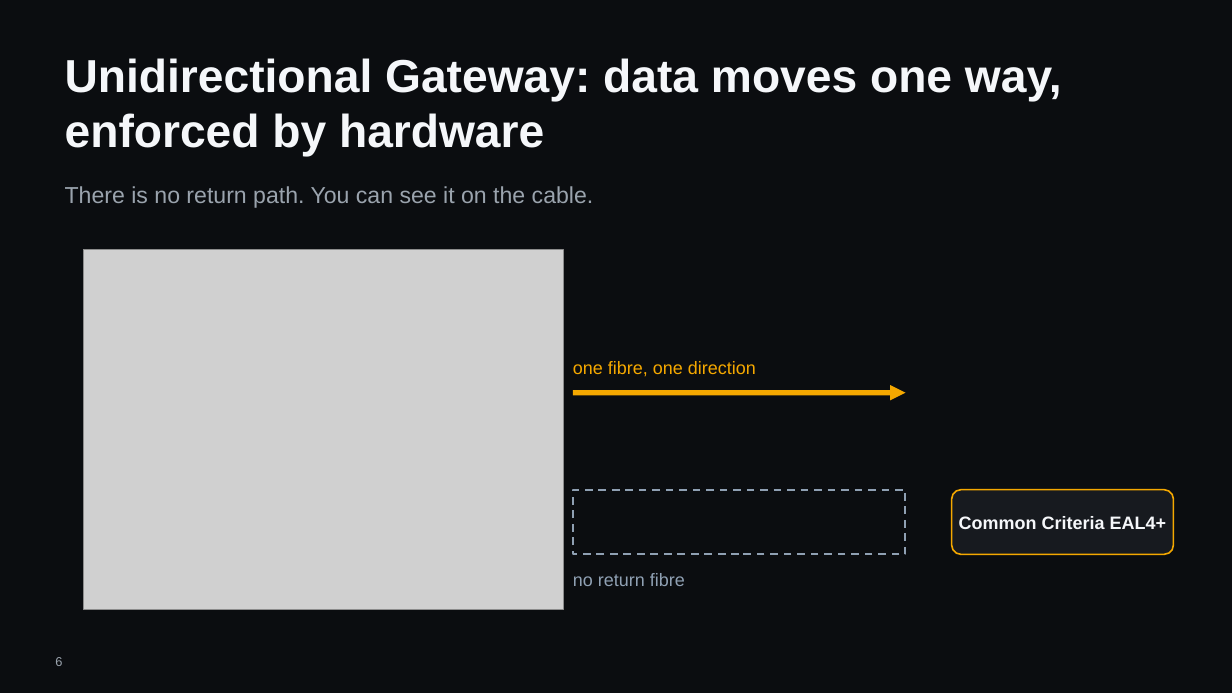
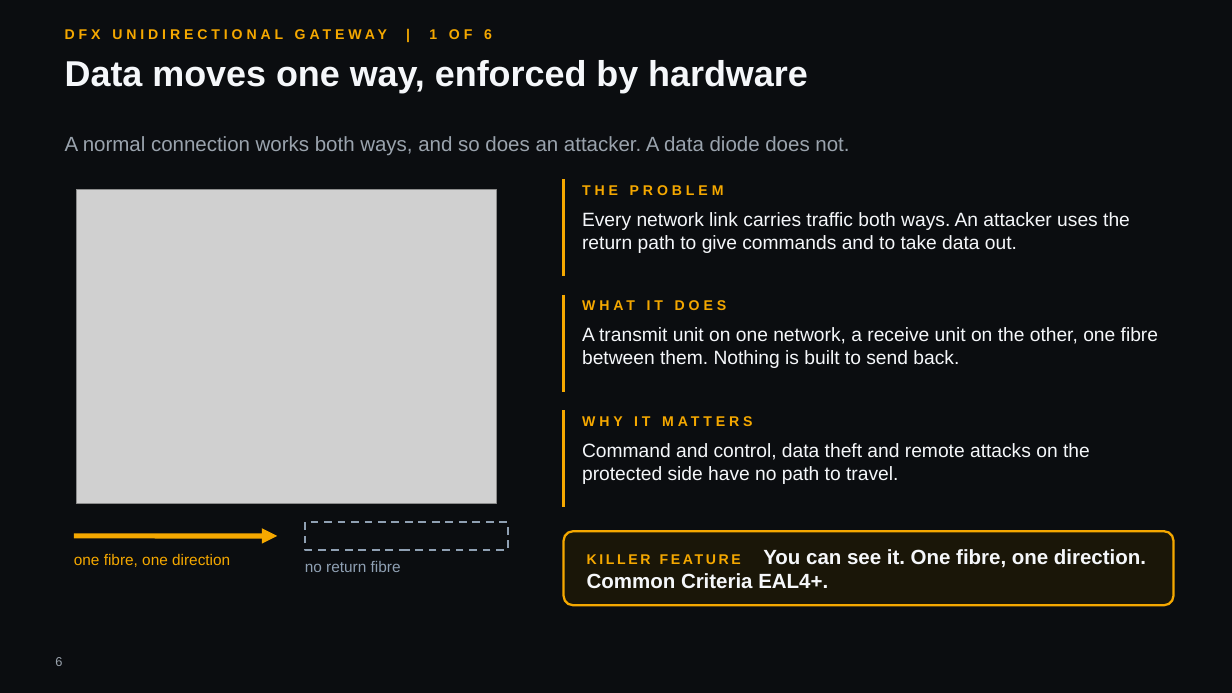
Before and after one commit to hybridus/DFX_Marketing, a slide deck: slide 6 of Projects/03_Presales_Master_Deck/pilot/DFX_Master_deck.pptx. Drawn at 1232x693 pixels with LibreOffice and Linux fonts; fonts in the diff are those of the drawing; grey boxes stand for pictures; background and template pictures are left out. Boxes give left, top, right and bottom in pixels: in the first picture for what was removed or moved away, otherwise in the second. Text is boxed around its words. In the diff, an @@ line names an element or a change of style, - is before the commit and + after.

```diff
--- a/Projects/03_Presales_Master_Deck/pilot/DFX_Master_deck.pptx
+++ b/Projects/03_Presales_Master_Deck/pilot/DFX_Master_deck.pptx
@@ text added at box(429, 29, 492, 39), 11 pt, text #F5A800, bold @@
+DFX UNIDIRECTIONAL GATEWAY | 1 OF 6
@@ text at box(65, 60, 808, 93): text changed; size 36 to 28 pt @@
-Unidirectional Gateway: data moves one way, enforced by hardware
+Data moves one way, enforced by hardware
@@ text at box(65, 136, 849, 155): text changed; size 18 to 16 pt @@
-There is no return path. You can see it on the cable.
+A normal connection works both ways, and so does an attacker. A data diode does not.
@@ text "A normal connection works both ..." at box(65, 136, 849, 155): vertical alignment middle to top @@
@@ line added from (564, 179) to (564, 276), #F5A800 2.5 pt @@
@@ picture: place and size @@
-picture at box(83, 250, 564, 609)
+picture at box(77, 189, 496, 504)
@@ text added at box(582, 185, 724, 195), 11 pt, text #F5A800, bold @@
+THE PROBLEM
@@ text added at box(582, 212, 1130, 253), 15 pt, text #F5F7FA @@
+Every network link carries traffic both ways. An attacker uses the return path to give commands and to take data out.
@@ line added from (564, 295) to (564, 392), #F5A800 2.5 pt @@
@@ text added at box(582, 297, 1174, 323), 11 pt, text #F5A800, bold @@
+WHAT IT DOES
@@ text added at box(582, 327, 1158, 368), 15 pt, text #F5F7FA @@
+A transmit unit on one network, a receive unit on the other, one fibre between them. Nothing is built to send back.
@@ line added from (564, 410) to (564, 507), #F5A800 2.5 pt @@
@@ arrow removed from (573, 393) to (906, 393) @@
@@ text added at box(582, 412, 1174, 438), 11 pt, text #F5A800, bold @@
+WHY IT MATTERS
@@ text added at box(582, 443, 1090, 484), 15 pt, text #F5F7FA @@
+Command and control, data theft and remote attacks on the protected side have no path to travel.
@@ rectangle removed at box(573, 490, 906, 555) @@
@@ rounded rectangle removed at box(952, 490, 1174, 555) @@
@@ arrow added from (74, 536) to (277, 536), #F5A800 4 pt @@
@@ rectangle added at box(305, 522, 508, 550), outline #8FA0B3 1.5 pt dashed @@
@@ rounded rectangle added at box(564, 531, 1174, 605), fill #1A1608, outline #F5A800 1.75 pt @@
@@ text removed at box(959, 516, 1166, 529) @@
-Common Criteria EAL4+
@@ text "one fibre, one direction": place and size @@
-text "one fibre, one direction" at box(573, 361, 756, 376)
+text "one fibre, one direction" at box(74, 554, 230, 567)
@@ text "one fibre, one direction" at box(74, 554, 230, 567): size 14 to 12 pt @@
@@ text "no return fibre" at box(305, 561, 401, 572): size 14 to 12 pt @@
@@ text "no return fibre": place and size @@
-text "no return fibre" at box(573, 573, 685, 586)
+text "no return fibre" at box(305, 561, 401, 572)
@@ text added at box(587, 549, 1146, 589), 16 pt, text #F5F7FA, bold @@
+KILLER FEATURE You can see it. One fibre, one direction. Common Criteria EAL4+.
```
Also in this commit, not shown: 5 other slides changed, 20 slides added, 5 slides removed, 19 other files.
